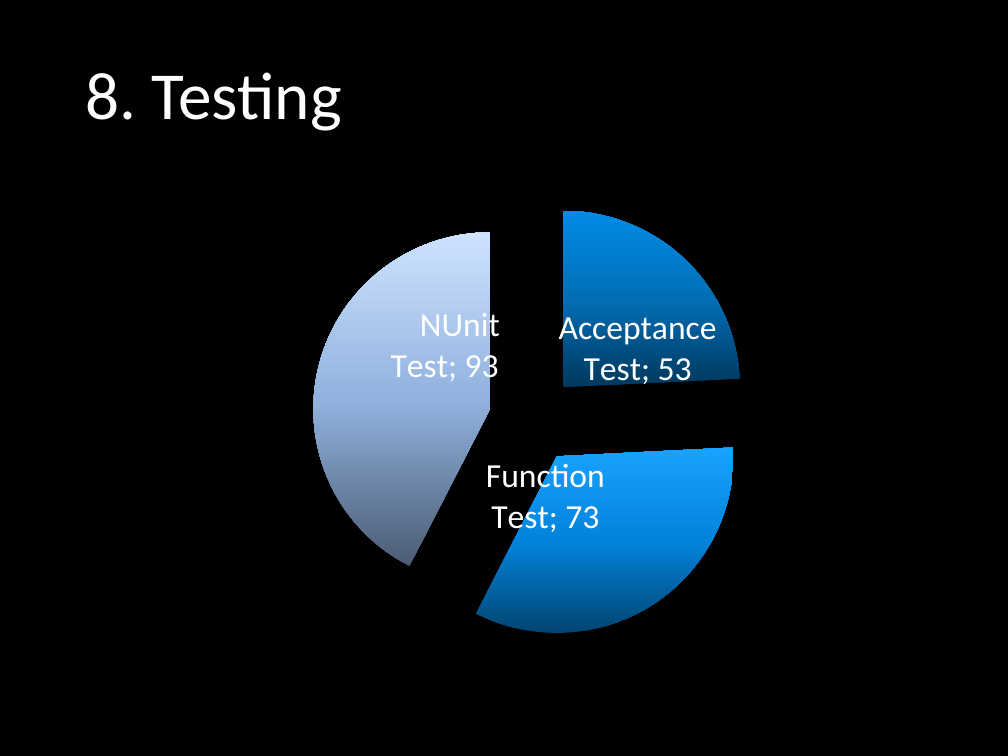
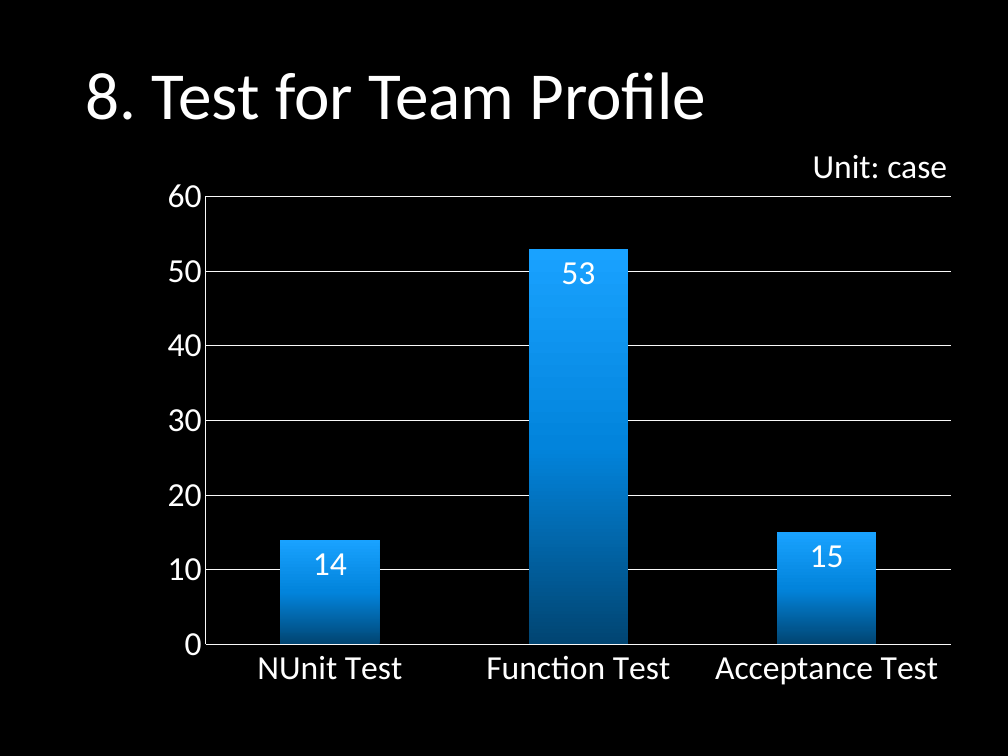
Before and after one commit to yadwinds/761_VEL, a slide deck: slide 9 of PCB/09 Final/Final Presentation (VEL).pptx. Drawn at 1008x756 pixels with LibreOffice and Linux fonts; fonts in the diff are those of the drawing; background and template pictures are left out. Boxes give left, top, right and bottom in pixels: in the first picture for what was removed or moved away, otherwise in the second. Text is boxed around its words. In the diff, an @@ line names an element or a change of style, - is before the commit and + after.

Commit message:
Update my bar chart. (Kaii)

```diff
--- a/PCB/09 Final/Final Presentation (VEL).pptx
+++ b/PCB/09 Final/Final Presentation (VEL).pptx
@@ title at (86,72,706,120): text changed @@
-8. Testing
+8. Test for Team Profile
@@ pie chart at (151,165,967,701) @@
@@ pie chart to column chart @@
-categories: Acceptance Test, Function Test,     NUnit Test
+categories: NUnit Test, Function Test, Acceptance Test
-Series 1: 53, 73, 93
+Series 1: 14, 53, 15
@@ data labels of Series 1 changed @@
@@ colours of single points changed @@
@@ category axis changed @@
@@ value axis changed @@
@@ bar spacing changed @@
@@ column chart: place and size @@
-column chart at (76,133,984,720)
+column chart at (151,165,967,701)
@@ text added at (813,155,947,179), 24 pt, text #FFFFFF @@
+Unit: case
```
